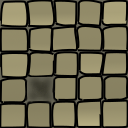
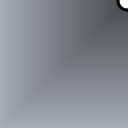
Two versions of the same layered image (128 × 128). Layer-by-layer changes:
hid group "Ground3_D" (3 layers) over [0, 0, 128, 128]
added group "PipeCorner" with 3 layers above "Spikes" over [0, 0, 128, 128]
added layer "Border #1" in group "PipeCorner" over [116, 0, 128, 12]
added layer "Color #2" in group "PipeCorner" over [0, 0, 128, 128]
